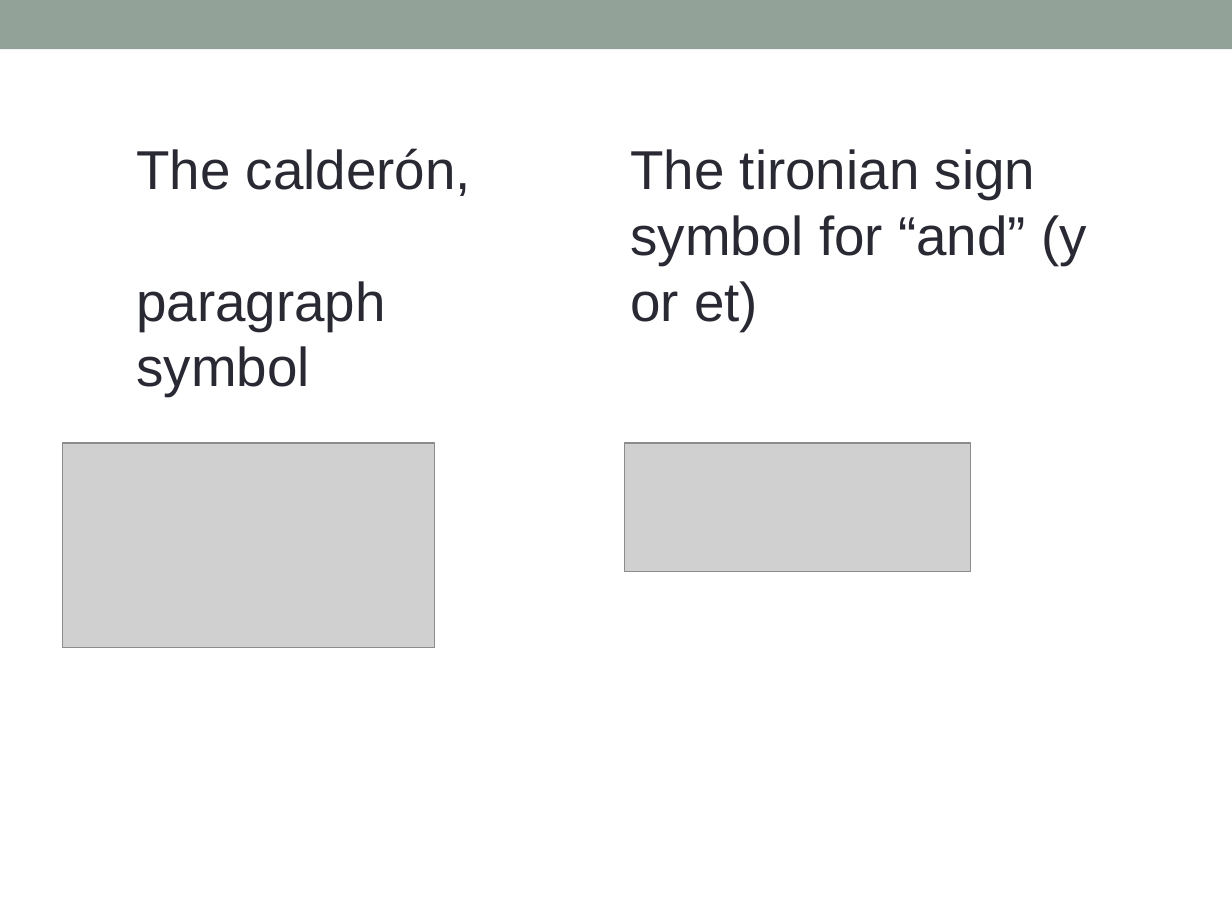
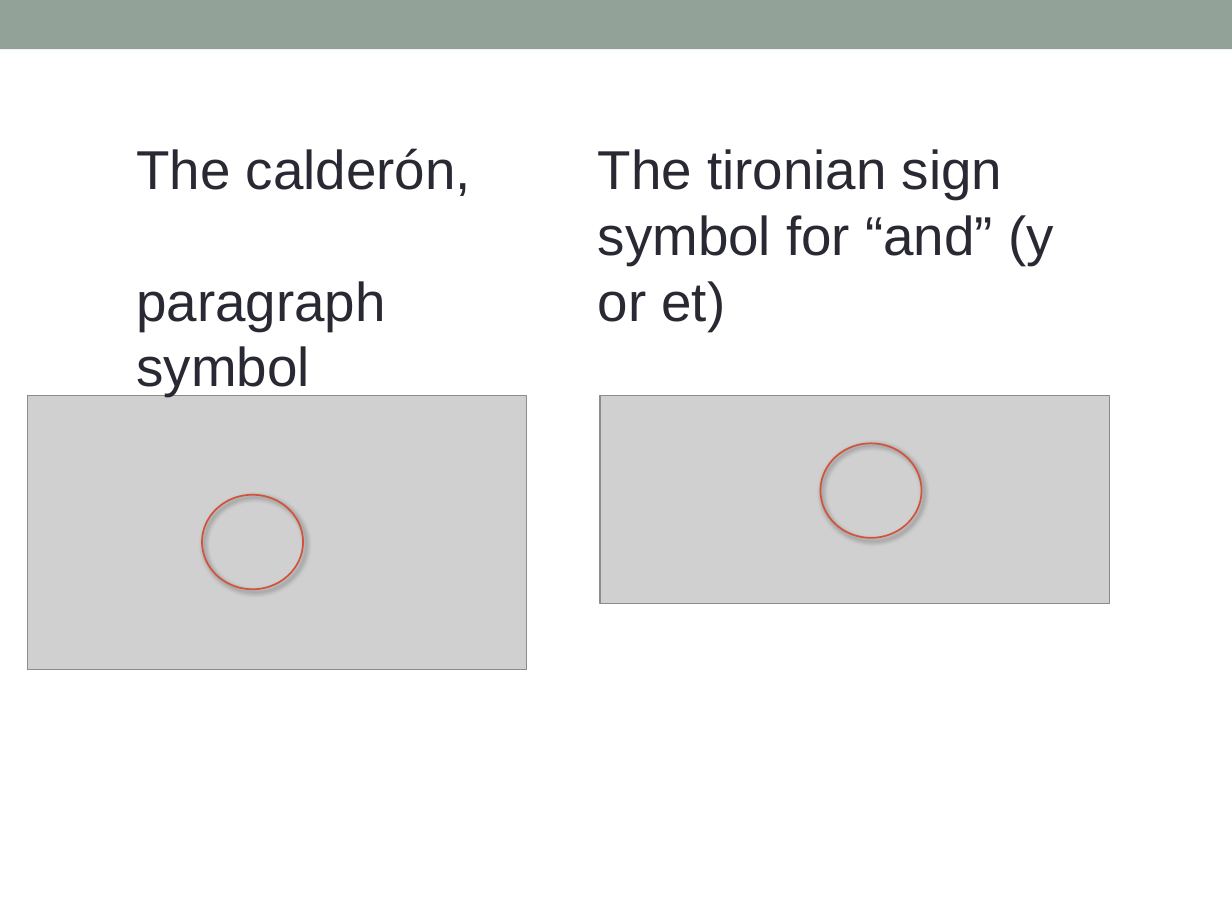
Before and after one commit to ebeshero/Amadis-in-Translation, a slide deck: slide 5 of Amadis_tei_conf_images.pptx (slide 4 before the commit). Drawn at 1232x924 pixels with LibreOffice and Linux fonts; fonts in the diff are those of the drawing; grey boxes stand for pictures. Boxes give left, top, right and bottom in pixels: in the first picture for what was removed or moved away, otherwise in the second. Text is boxed around its words. In the diff, an @@ line names an element or a change of style, - is before the commit and + after.

```diff
--- a/Amadis_tei_conf_images.pptx
+++ b/Amadis_tei_conf_images.pptx
@@ text "The tironian sign symbol for ...": place and size @@
-text "The tironian sign symbol for ..." at (631,149,1087,331)
+text "The tironian sign symbol for ..." at (598,149,1054,331)
@@ picture: place and size @@
-picture at (63,444,435,648)
+picture at (27,395,526,670)
@@ picture: place and size @@
-picture at (625,444,971,572)
+picture at (600,395,1109,604)
@@ ellipse added at (821,444,922,538), outline #D2533C 1 pt @@
@@ ellipse added at (202,495,303,590), outline #D2533C 1 pt @@
```
Also in this commit, not shown: 1 other slide changed, 2 slides added, 12 slides removed, 1 other file.
